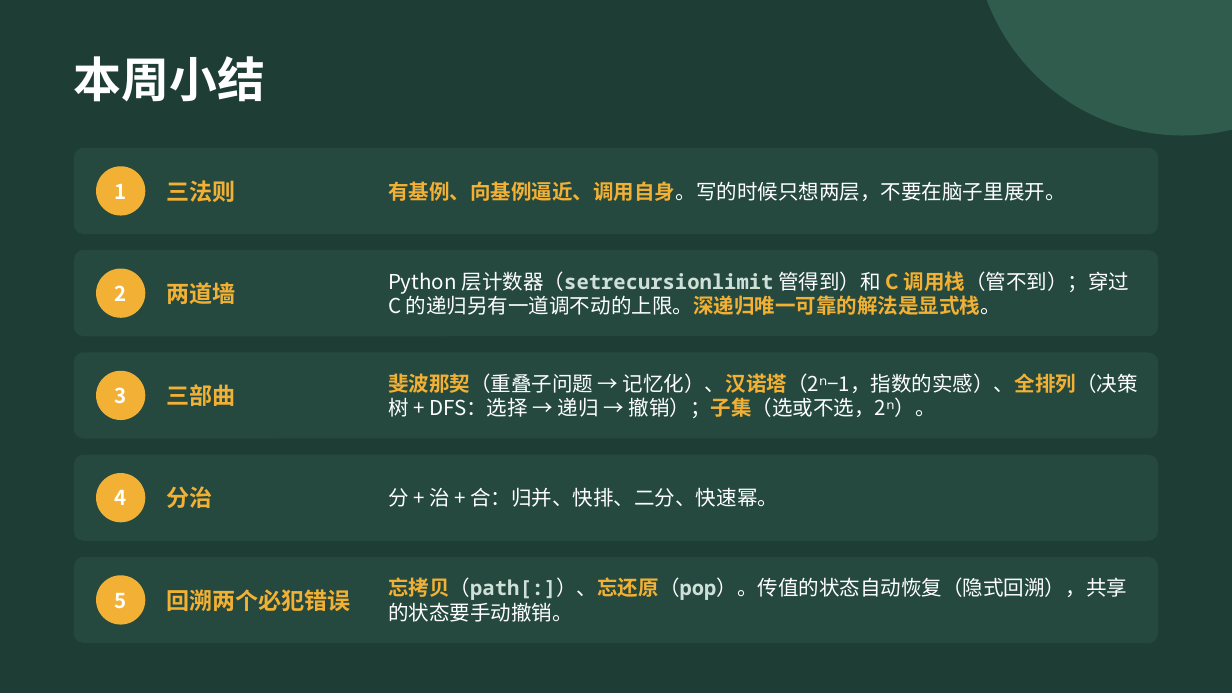
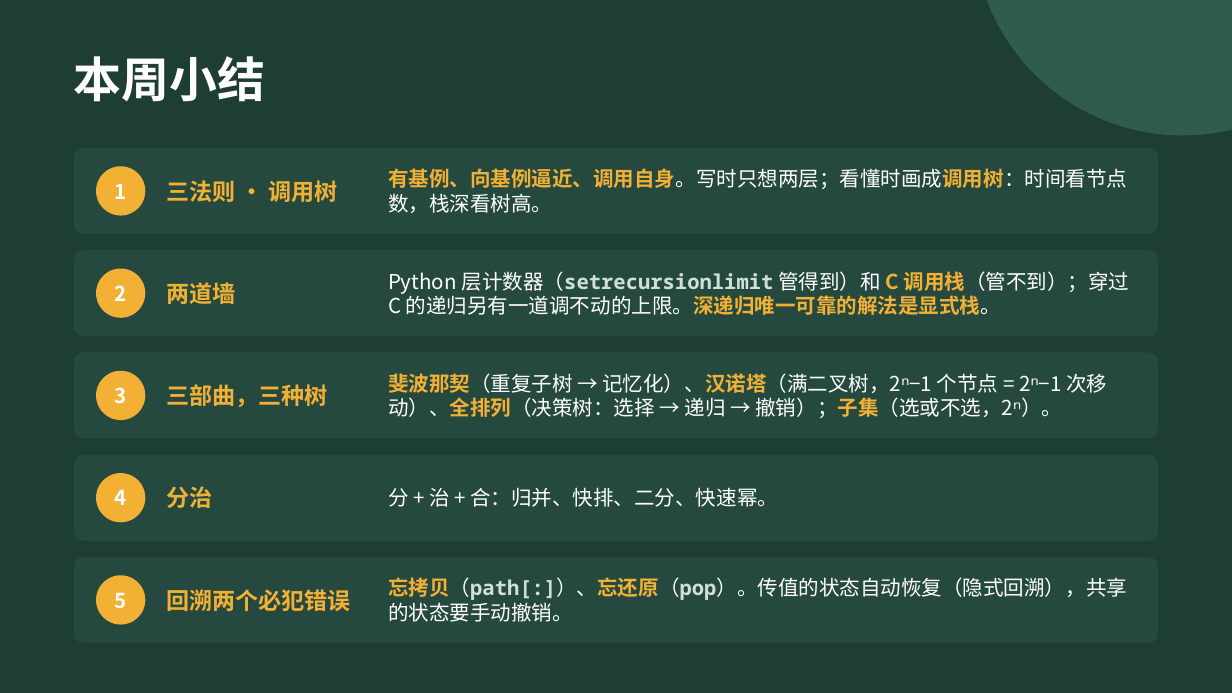
Before and after one commit to pangyouwei/2026fall-cs101, a slide deck: slide 45 of 课件/202610_ADS_W08_Recursion.pptx (slide 41 before the commit). Drawn at 1232x693 pixels with LibreOffice and Linux fonts; fonts in the diff are those of the drawing. Boxes give left, top, right and bottom in pixels: in the first picture for what was removed or moved away, otherwise in the second. Text is boxed around its words. In the diff, an @@ line names an element or a change of style, - is before the commit and + after.

```diff
--- a/课件/202610_ADS_W08_Recursion.pptx
+++ b/课件/202610_ADS_W08_Recursion.pptx
@@ text at <box>388,168,1127,213</box>: text changed @@
-有基例、向基例逼近、调用自身。写的时候只想两层，不要在脑子里展开。
+有基例、向基例逼近、调用自身。写时只想两层；看懂时画成调用树：时间看节点数，栈深看树高。
@@ text at <box>166,180,338,202</box>: text changed @@
-三法则
+三法则 · 调用树
@@ text at <box>166,384,327,407</box>: text changed @@
-三部曲
+三部曲，三种树
@@ text at <box>388,373,1107,418</box>: text changed @@
-斐波那契（重叠子问题 → 记忆化）、汉诺塔（2ⁿ−1，指数的实感）、全排列（决策树 + DFS：选择 → 递归 → 撤销）；子集（选或不选，2ⁿ）。
+斐波那契（重复子树 → 记忆化）、汉诺塔（满二叉树，2ⁿ−1 个节点 = 2ⁿ−1 次移动）、全排列（决策树：选择 → 递归 → 撤销）；子集（选或不选，2ⁿ）。
```
Also in this commit, not shown: 35 other slides changed, 4 slides added, 12 other files.
